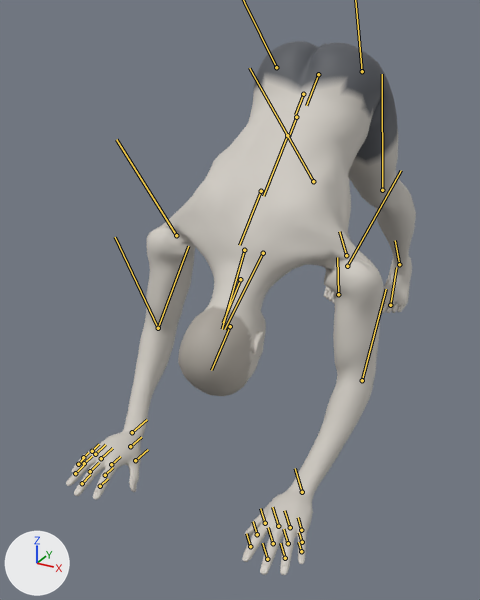
Before and after pictures for a commit that changed the glTF model exports/pike-push-up.glb.
Both versions are drawn from a 50 mm lens placed at (0.663, -1.07, 0.98), pointed at (-0.117, 0.348, 0.271). Every picture has the same lights, and +X, +Y and +Z are marked at lower left. The picture after the commit comes second. Both versions are drawn at frame 97 of the action 'pike-push-up'; the numbers are the values there. The bones that change, and the others that lie on the model, are drawn over the model as lines.
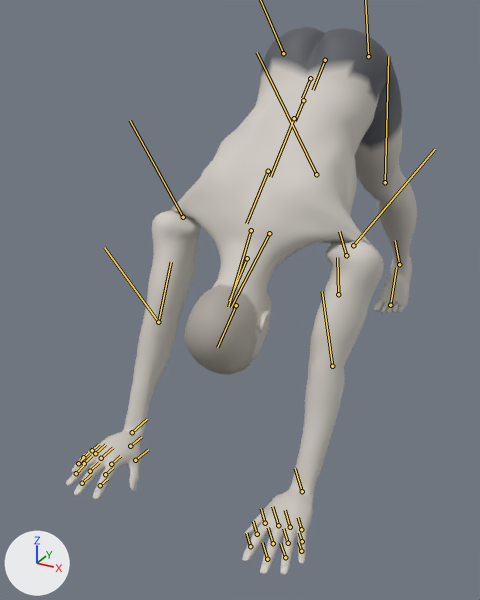
Pixel boxes (x1, y1, x2, y2) of what changed, in the pictures (480 x 600 px):
'Mesh_0', posed
    before: (66, 41, 416, 575)
    after: (66, 27, 417, 575)
bone 'pelvis', root to tip
    before: (318, 74) to (306, 105)
    after: (325, 60) to (313, 90)
bone 'upperarm_l', root to tip
    before: (347, 266) to (401, 170)
    after: (353, 245) to (435, 149)
bone 'lowerarm_l', root to tip
    before: (362, 380) to (386, 289)
    after: (332, 366) to (322, 291)
bone 'hand_l', root to tip
    before: (302, 492) to (295, 468)
    after: (302, 491) to (295, 468)
bone 'upperarm_r', root to tip
    before: (176, 235) to (116, 139)
    after: (183, 217) to (130, 120)
bone 'lowerarm_r', root to tip
    before: (158, 328) to (115, 237)
    after: (158, 322) to (104, 247)

The change, as a list of edits to the scene's bpy script:
```text
Change bone_pelvis:
    where bone_pelvis = bpy.data.objects['Body'].pose.bones['pelvis']  # child of 'Root'
    bone_pelvis.location: (-0.539, -0.148, 0.0) -> (-0.578, -0.117, 0.0)
    bone_pelvis.rotation_quaternion: (0.387, 0.0, 0.0, -0.922) -> (0.396, 0.0, 0.0, -0.918)  # degrees (0, 0, -135) -> degrees (0, 0, -133)
Change bone_upperarm_l:
    where bone_upperarm_l = bpy.data.objects['Body'].pose.bones['upperarm_l']  # child of 'clavicle_l'
    bone_upperarm_l.rotation_quaternion: (0.447, 0.109, -0.245, 0.853) -> (0.285, 0.185, -0.315, 0.886)  # degrees (-21, -24, 129) -> degrees (-32, -30, 153)
Change bone_lowerarm_l:
    where bone_lowerarm_l = bpy.data.objects['Body'].pose.bones['lowerarm_l']  # child of 'upperarm_l'
    bone_lowerarm_l.rotation_quaternion: (0.988, 0.091, -0.101, -0.074) -> (0.922, 0.04, 0.125, -0.363)  # degrees (11, -11, -10) -> degrees (-1, 15, -43)
Change bone_hand_l:
    where bone_hand_l = bpy.data.objects['Body'].pose.bones['hand_l']  # child of 'lowerarm_l'
    bone_hand_l.rotation_quaternion: (0.83, 0.557, 0.011, 0.038) -> (0.792, 0.574, 0.017, 0.207)  # degrees (68, -1, 4) -> degrees (70, -12, 21)
Change bone_upperarm_r:
    where bone_upperarm_r = bpy.data.objects['Body'].pose.bones['upperarm_r']  # child of 'clavicle_r'
    bone_upperarm_r.rotation_quaternion: (0.447, -0.109, 0.245, 0.853) -> (0.285, -0.185, 0.315, 0.886)  # degrees (21, 24, 129) -> degrees (32, 30, 153)
Change bone_lowerarm_r:
    where bone_lowerarm_r = bpy.data.objects['Body'].pose.bones['lowerarm_r']  # child of 'upperarm_r'
    bone_lowerarm_r.rotation_quaternion: (0.988, -0.091, 0.101, -0.074) -> (0.922, -0.04, -0.125, -0.363)  # degrees (-11, 11, -10) -> degrees (1, -15, -43)
Change bone_hand_r:
    where bone_hand_r = bpy.data.objects['Body'].pose.bones['hand_r']  # child of 'lowerarm_r'
    bone_hand_r.rotation_quaternion: (-0.83, 0.557, 0.011, -0.038) -> (-0.792, 0.574, 0.017, -0.207)  # degrees (-68, 1, 4) -> degrees (-70, 12, 21)
Change bone_thigh_l:
    where bone_thigh_l = bpy.data.objects['Body'].pose.bones['thigh_l']  # child of 'pelvis'
    bone_thigh_l.rotation_quaternion: (0.688, -0.084, 0.008, 0.721) -> (0.677, -0.082, 0.003, 0.731)  # degrees (-6, 8, 92) -> degrees (-6, 7, 94)
Change bone_foot_l:
    where bone_foot_l = bpy.data.objects['Body'].pose.bones['foot_l']  # child of 'calf_l'
    bone_foot_l.rotation_quaternion: (0.993, 0.068, -0.087, 0.029) -> (0.994, 0.069, -0.081, 0.0)  # degrees (8, -10, 3) -> degrees (8, -9, -1)
Change bone_thigh_r:
    where bone_thigh_r = bpy.data.objects['Body'].pose.bones['thigh_r']  # child of 'pelvis'
    bone_thigh_r.rotation_quaternion: (0.688, 0.084, -0.008, 0.721) -> (0.677, 0.082, -0.003, 0.731)  # degrees (6, -8, 92) -> degrees (6, -7, 94)
Change bone_foot_r:
    where bone_foot_r = bpy.data.objects['Body'].pose.bones['foot_r']  # child of 'calf_r'
    bone_foot_r.rotation_quaternion: (0.993, -0.068, 0.087, 0.029) -> (0.994, -0.069, 0.081, 0.0)  # degrees (-8, 10, 3) -> degrees (-8, 9, -1)
```
